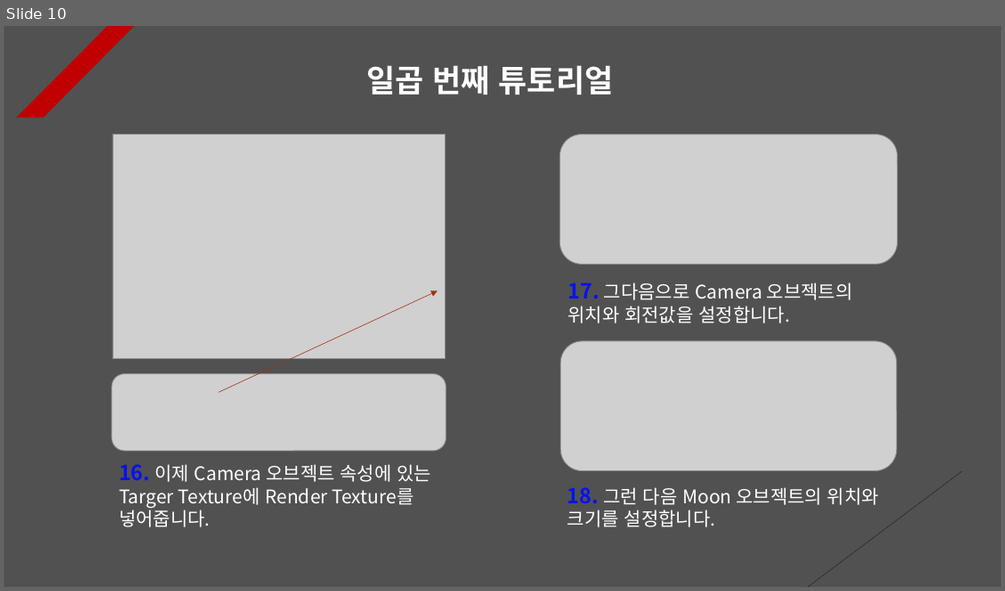
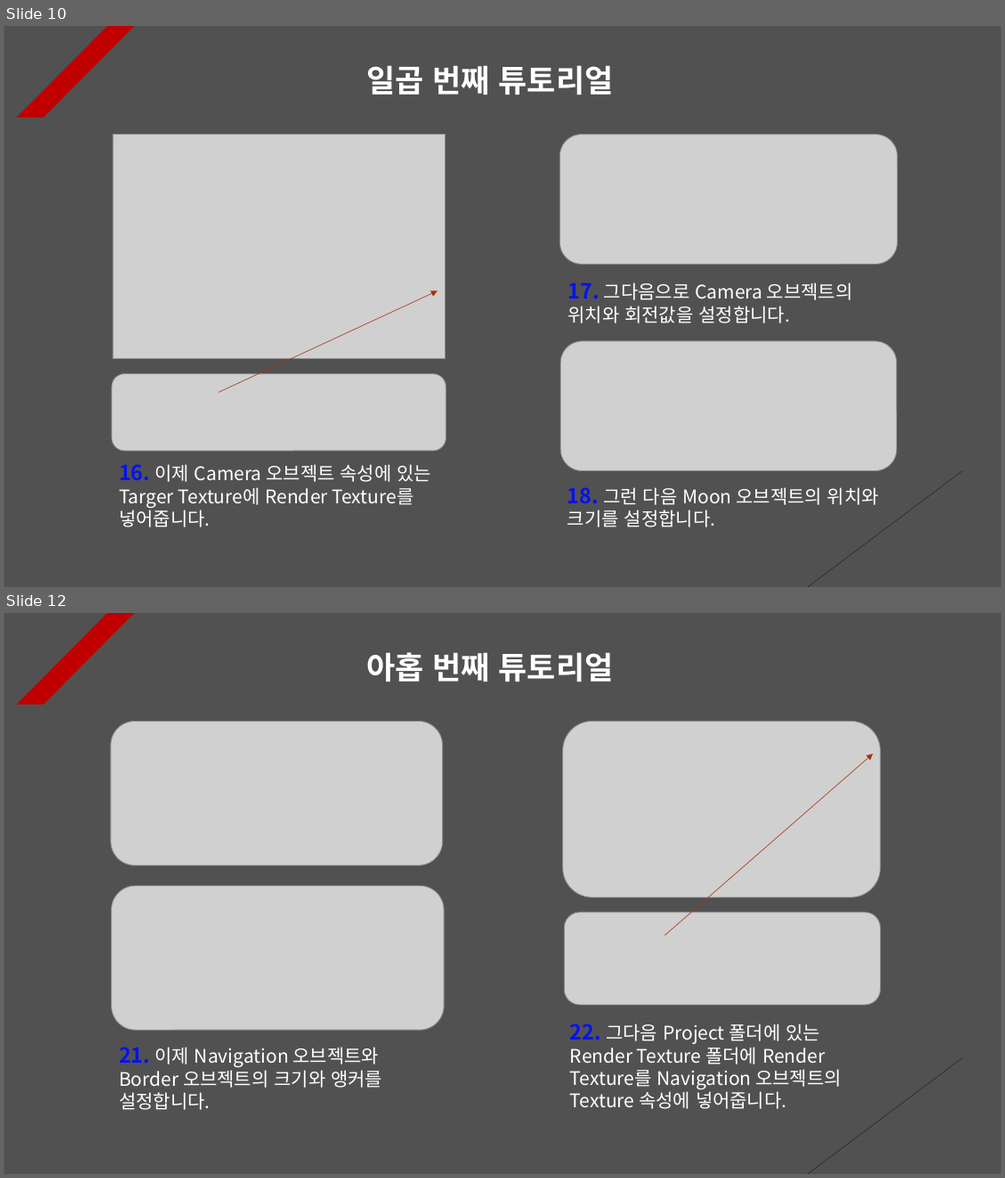
Before and after one commit to Unity2033/3D-UnityEngine, a slide deck: Assets/Class/Rotation/PPT Data/Rotation Example.pptx. Shown one above the other, each under a label of ours: slide 10 before the commit, slides 10 and 12 after it; the slides between them are not shown. The pictures are 1005x591 and 1005x1178 pixels, drawn with LibreOffice and Linux fonts; fonts in the diff are those of the drawing; grey boxes stand for pictures. Boxes give left, top, right and bottom in pixels: in the first picture for what was removed or moved away, otherwise in the second. Text is boxed around its words. In the diff, an @@ line names an element or a change of style, - is before the commit and + after.

```diff
--- a/Assets/Class/Rotation/PPT Data/Rotation Example.pptx
+++ b/Assets/Class/Rotation/PPT Data/Rotation Example.pptx
@@ slide 12 added at (x1=4, y1=613, x2=1001, y2=1174), background #515151; not listed: 2 template elements that a slide beside it also shows @@
@@ text added at (x1=366, y1=652, x2=614, y2=682), 30 pt, text #FFFFFF, bold @@
+아홉 번째 튜토리얼
@@ picture added at (x1=111, y1=722, x2=443, y2=866) @@
@@ picture added at (x1=563, y1=722, x2=881, y2=898) @@
@@ arrow added from (665, 935) to (873, 754), #A5300F 0.5 pt dashed @@
@@ picture added at (x1=112, y1=886, x2=445, y2=1030) @@
@@ picture added at (x1=564, y1=912, x2=881, y2=1005) @@
@@ text added at (x1=570, y1=1023, x2=841, y2=1109), 18 pt, text #FFFFFF @@
+22. 그다음 Project 폴더에 있는 Render Texture 폴더에 Render Texture를 Navigation 오브젝트의 Texture 속성에 넣어줍니다.
@@ text added at (x1=119, y1=1046, x2=382, y2=1110), 18 pt, text #FFFFFF @@
+21. 이제 Navigation 오브젝트와 Border 오브젝트의 크기와 앵커를 설정합니다.
```
Also in this commit, not shown: 2 slides changed, 4 other files.
